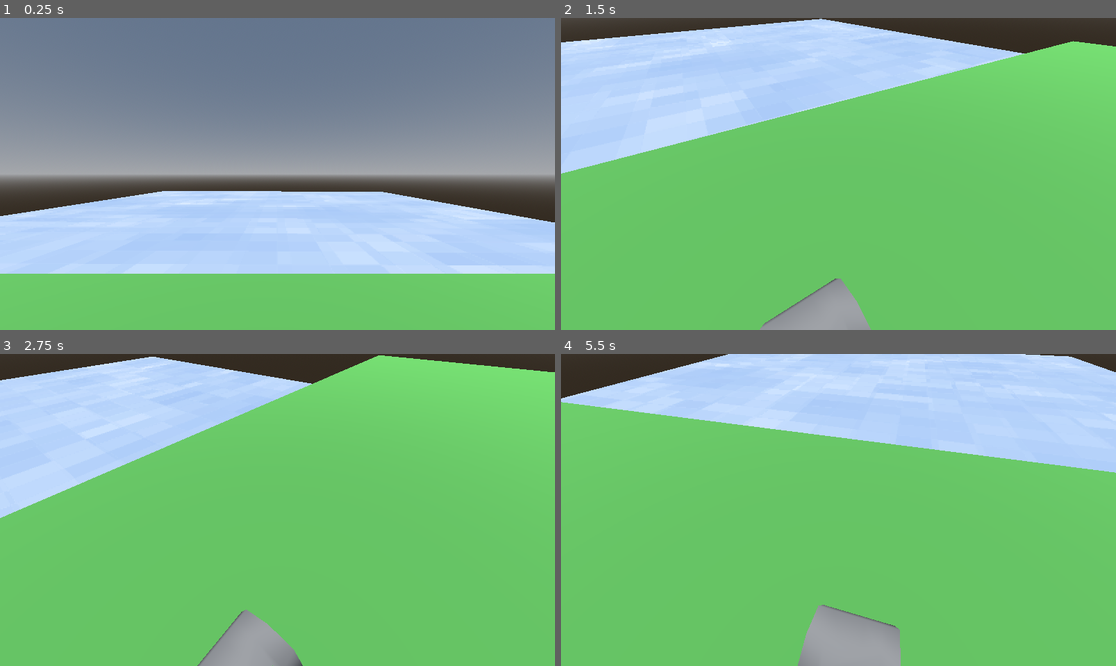
Above: before the commit, frames 1-4 (two rows, left to right).
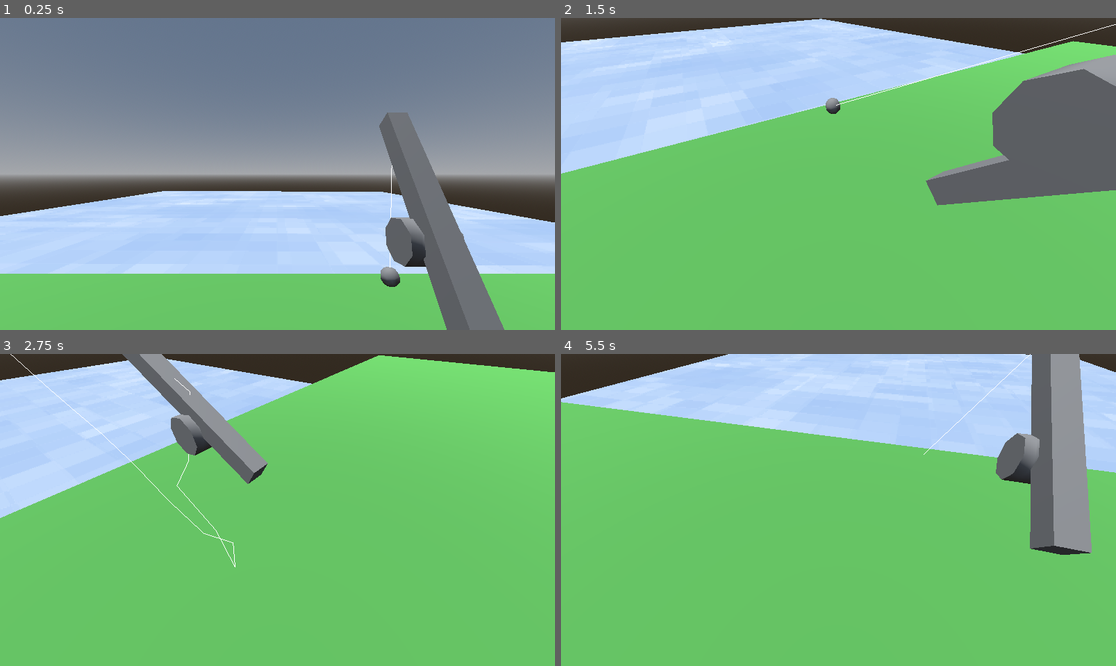
Above: after the commit, the same moments.

Repository: Herodegon/GMTK_2026
Game: Godot game, scene res://scenes/world.tscn
Same seed, same stepped clock (60 frames per second), same inputs: the game is played once before the commit and once after it.
Inputs:
- Up to frame 1 (0.25 s): no input
- Up to frame 2 (1.5 s): hold D (right) 0.53-1.28 s; tap E (interact) at 0.6, 1.35 s; hold S (down) from 1.28 s (still down)
- Up to frame 3 (2.75 s): release S (down) at 2.03 s; hold D (right) from 2.03 s (still down); tap E (interact) at 2.1 s
- Up to frame 4 (5.5 s): release D (right) at 2.78 s; hold W (up) 2.78-3.53 s; tap E (interact) every 0.75 s from 2.85 to 5.1 s; hold A (left) 3.53-5.03 s; hold S (down) from 5.03 s (still down)

The runs differ from the first frame. In frame 1, 6.5% of the frame differs, in the area x 68-91%, y 30-100%; in frame 2, 12%, in the area x 35-100%, y 2-100%; in frame 3, 5.4%; in frame 4, 9.9%.
Error before the commit: Invalid access to property or key 'global_position' on a base object of type 'null instance'. (res://scripts/rod.gd:8)

Commit message:
Added fishing line

Diff:
--- a/scenes/player.gd
+++ b/scenes/player.gd
@@ -1,4 +1,6 @@
 extends Node3D
+
+@onready var rod := $Rod
 
 var target_transform: Transform3D
 var camera_lock: bool = false
@@ -6,7 +8,7 @@
 func _physics_process(delta):
 
 	if Input.is_action_just_pressed("interact"):
-		$Rod/Animator.play("Cast")
+		rod.cast_rod()
 
 	if !camera_lock:
 		handle_camera()
--- a/scenes/rod.tscn
+++ b/scenes/rod.tscn
@@ -43,7 +43,7 @@
 "transitions": PackedFloat32Array(1),
 "values": [{
 "args": [],
-"method": &"_animation_cast_rod"
+"method": &"_animation_call_cast"
 }]
 }
 
@@ -73,6 +73,18 @@
 "update": 0,
 "values": [Vector3(0.6071543, -0.5783014, -0.5725271)]
 }
+tracks/2/type = "value"
+tracks/2/imported = false
+tracks/2/enabled = true
+tracks/2/path = NodePath("BobRestNode/RodBob:position")
+tracks/2/interp = 1
+tracks/2/loop_wrap = true
+tracks/2/keys = {
+"times": PackedFloat32Array(0),
+"transitions": PackedFloat32Array(1),
+"update": 0,
+"values": [Vector3(0, 0, 0)]
+}
 
 [sub_resource type="AnimationLibrary" id="AnimationLibrary_2kija"]
 _data = {
@@ -95,29 +107,27 @@
 [node name="Animator" type="AnimationPlayer" parent="." unique_id=654001140]
 libraries/ = SubResource("AnimationLibrary_2kija")
 
-[node name="Bob" type="Node" parent="." unique_id=332847861]
+[node name="RodLine" parent="." unique_id=914424710 node_paths=PackedStringArray("start_node", "target_node") instance=ExtResource("2_vf8jx")]
+start_node = NodePath("../Mesh/RodMesh/LineStart")
+target_node = NodePath("../BobRestNode/RodBob")
 
-[node name="BobRestNode" type="Node3D" parent="Bob" unique_id=1021830666]
-transform = Transform3D(1, 0, 0, 0, 1, 0, 0, 0, 1, 0.6071543, -0.086815834, -1.0981238)
-
-[node name="RodBob" parent="Bob/BobRestNode" unique_id=402140256 instance=ExtResource("2_ch35b")]
-
-[node name="Line" type="Node" parent="." unique_id=2078300393]
-
-[node name="LineStart" type="Node3D" parent="Line" unique_id=1869645065]
-transform = Transform3D(1, 0, 0, 0, 1, 0, 0, 0, 1, 0.6071543, 0.2838049, -1.071871)
-
-[node name="RodLine" parent="Line" unique_id=914424710 node_paths=PackedStringArray("start_node") instance=ExtResource("2_vf8jx")]
-start_node = NodePath("../../Bob/BobRestNode")
-
-[node name="Mesh" type="Node" parent="." unique_id=383716690]
+[node name="Mesh" type="Node3D" parent="." unique_id=1259353559]
+transform = Transform3D(1, 0, 0, 0, 0.8660254, 0.5, 0, -0.5, 0.8660254, 0.6071543, -0.5783014, -0.5725271)
 metadata/_edit_group_ = true
 
 [node name="RodMesh" type="CSGMesh3D" parent="Mesh" unique_id=259422168]
 transform = Transform3D(1, 0, 0, 0, 1, 0, 0, 0, 1, 0, 0.5, 0)
 mesh = SubResource("BoxMesh_7w65j")
 
+[node name="LineStart" type="Node3D" parent="Mesh/RodMesh" unique_id=1869645065]
+transform = Transform3D(1, 0, 0, 0, 0.8660254, -0.5, 0, 0.5, 0.8660254, 0, 0.49627796, -0.0013913512)
+
 [node name="WheelMesh" type="CSGMesh3D" parent="Mesh/RodMesh" unique_id=1697062251]
 transform = Transform3D(-4.371139e-08, -1, 4.371139e-08, 0, -4.371139e-08, -1, 1, -4.371139e-08, 1.9106855e-15, 0, -0.1, -0.1)
 rotation_edit_mode = 1
 mesh = SubResource("CylinderMesh_bssgg")
+
+[node name="BobRestNode" type="Node3D" parent="." unique_id=1021830666]
+transform = Transform3D(1, 0, 0, 0, 1, 0, 0, 0, 1, 0.607, -0.555, -1.098)
+
+[node name="RodBob" parent="BobRestNode" unique_id=402140256 instance=ExtResource("2_ch35b")]
--- a/scenes/rod_bob.tscn
+++ b/scenes/rod_bob.tscn
@@ -10,10 +10,13 @@
 radius = 0.05
 
 [node name="RodBob" type="RigidBody3D" unique_id=402140256]
-mass = 0.3
+mass = 0.1
 
 [node name="CSGMesh3D" type="CSGMesh3D" parent="." unique_id=1615397033]
 mesh = SubResource("SphereMesh_nevuf")
 
 [node name="CollisionShape3D" type="CollisionShape3D" parent="." unique_id=2083414487]
 shape = SubResource("SphereShape3D_eqcmi")
+
+[node name="RayCast3D" type="RayCast3D" parent="." unique_id=631824104]
+target_position = Vector3(0, -0.01, 0)
--- a/scenes/rod_line.tscn
+++ b/scenes/rod_line.tscn
@@ -2,10 +2,10 @@
 
 [ext_resource type="Script" uid="uid://c2oqyflujm2xb" path="res://scripts/rod_line.gd" id="1_k332f"]
 
-[sub_resource type="Curve3D" id="Curve3D_k332f"]
+[sub_resource type="ImmediateMesh" id="ImmediateMesh_k332f"]
 
 [node name="RodLine" type="Node3D" unique_id=914424710]
 script = ExtResource("1_k332f")
 
-[node name="Path3D" type="Path3D" parent="." unique_id=516256542]
-curve = SubResource("Curve3D_k332f")
+[node name="LineMesh" type="MeshInstance3D" parent="." unique_id=390288212]
+mesh = SubResource("ImmediateMesh_k332f")
--- a/scripts/rod.gd
+++ b/scripts/rod.gd
@@ -1,41 +1,50 @@
 extends Node3D
 
 enum RotationDirection {
-    CLOCKWISE = 1,
-    COUNTER_CLOCKWISE = -1
+	CLOCKWISE = 1,
+	COUNTER_CLOCKWISE = -1
 }
 
-@onready var bob_start_position: Vector3 = $BobRestNode.global_position
+@onready var bob_start_position := $BobRestNode
 
 @onready var rod_mesh := $Mesh/RodMesh
 @onready var wheel_mesh := $Mesh/RodMesh/WheelMesh
 @onready var rod_line := $RodLine
-@onready var bob = rod_line.target_node as RigidBody3D
+@onready var bob = $BobRestNode/RodBob as RigidBody3D
 
+@export var rest_rope_length: float = 1.0
+@export var cast_rope_length: float = 16.0
 @export var spin_speed: float = 8.0
 @export var cast_direction: Vector3 = Vector3(0.0, 1.0, -2.0)
 @export var cast_force: float = 100.0
+
 var is_cast: bool = false
 var reel_direction: RotationDirection = RotationDirection.CLOCKWISE
 
 func _ready() -> void:
-    _bob_set_rest()
+	rod_line.set_rope_length(rest_rope_length)
+	_bob_set_rest()
 
 func _process(delta: float) -> void:
-    if is_cast:
-        _spin_wheel(delta, reel_direction)
+	if is_cast:
+		_spin_wheel(delta, reel_direction)
 
 func _bob_set_rest() -> void:
-    bob.global_position = bob_start_position
-    bob.gravity_scale = 0.0
+	bob.global_position = bob_start_position.global_position
+	bob.freeze = true
 
 func _spin_wheel(delta: float, direction: RotationDirection) -> void:
-    var delta_q = Quaternion(Vector3.UP, spin_speed * delta * float(direction))
-    wheel_mesh.quaternion = wheel_mesh.quaternion * delta_q
+	var delta_q = Quaternion(Vector3.UP, spin_speed * delta * float(direction))
+	wheel_mesh.quaternion = wheel_mesh.quaternion * delta_q
 
-func _animation_cast_rod() -> void:
-    is_cast = true
+func cast_rod() -> void:
+	if !is_cast:
+		$Animator.play("Cast")
 
-    bob.apply_central_force(cast_direction.normalized() * cast_force)
-    bob.gravity_scale = 1.0
-    reel_direction = RotationDirection.CLOCKWISE
+func _animation_call_cast() -> void:
+	is_cast = true
+
+	bob.apply_central_force(cast_direction.normalized() * cast_force)
+	bob.freeze = false
+	rod_line.set_rope_length(cast_rope_length)
+	reel_direction = RotationDirection.CLOCKWISE
--- a/scripts/rod_line.gd
+++ b/scripts/rod_line.gd
@@ -5,63 +5,118 @@
 @export var target_node: Node3D = null
 
 @export_group("Rope Settings")
-@export var rope_length: float = 32.0
-@export var constraint: float = 1.0
-@export var constraint_iterations: int = 4
+@export var constraint: float = 0.5
+@export var constraint_iterations: int = 2
 @export var dampening: float = 0.9
 @export var gravity: Vector3 = Vector3.DOWN * 9.81
-@export var segment_radius: float = 0.1
 @export var segment_color: Color = Color.WHITE
-
-@onready var line = $Path3D
+@export var payout_speed: float = 32.0
 
 var position_list: PackedVector3Array = PackedVector3Array()
 var prev_position_list: PackedVector3Array = PackedVector3Array()
+var position_locked_list: PackedInt32Array = PackedInt32Array()
 
+var _current_length: float = 0.0
+var _target_length: float = 0.0
+var _segment_length: float = 0.25
+
+@onready var line_mesh: MeshInstance3D = $LineMesh
+@onready var _im: ImmediateMesh = line_mesh.mesh as ImmediateMesh
+var _material: StandardMaterial3D = StandardMaterial3D.new()
 var render_line: bool = true
 
 func _ready() -> void:
-    position_list.resize(int(rope_length / constraint))
-    prev_position_list.resize(int(rope_length / constraint))
-
-    for i in range(position_list.size()):
-        position_list[i] = start_node.global_position
-        prev_position_list[i] = start_node.global_position
+	_material.albedo_color = segment_color
+	_material.shading_mode = BaseMaterial3D.SHADING_MODE_UNSHADED
+	_material.vertex_color_use_as_albedo = true
 
 func _physics_process(delta: float) -> void:
-    if render_line:
-        _update_points(delta)
-        for i in range(constraint_iterations):
-            _update_constraints()
-        _update_curve()
+	if render_line and position_list.size() > 0:
+		_advance_payout(delta)
+		_update_points(delta)
+		for i in range(constraint_iterations):
+			_update_constraints()
+		_draw_line()
+
+# Snap the rope to a length instantly (use for the resting/idle state).
+func set_rope_length(length: float) -> void:
+	_build_rope(length)
+	_current_length = length
+	_target_length = length
+	_segment_length = _current_length / float(max(position_list.size() - 1, 1))
+
+# Pay the line out (or reel it in) smoothly toward a length over time.
+func extend_rope_to(length: float) -> void:
+	# Allocate enough segments for the final length now so we never reallocate
+	# mid-flight, but keep the current effective length so it grows gradually.
+	var keep_length := _current_length
+	_build_rope(length)
+	_target_length = length
+	_current_length = keep_length
+
+func _advance_payout(delta: float) -> void:
+	_current_length = move_toward(_current_length, _target_length, payout_speed * delta)
+	_segment_length = _current_length / float(max(position_list.size() - 1, 1))
+
+func _build_rope(length: float) -> void:
+	var num_segments: int = max(int(length / constraint), 2)
+	position_list.resize(num_segments)
+	prev_position_list.resize(num_segments)
+	position_locked_list.resize(num_segments)
+
+	var a := start_node.global_position
+	var b := target_node.global_position
+	for i in range(num_segments):
+		# Spread points along the start->target line so they never bundle up.
+		var t := float(i) / float(num_segments - 1)
+		var p := a.lerp(b, t)
+		position_list[i] = p
+		prev_position_list[i] = p
+		if i == 0 or i == num_segments - 1:
+			position_locked_list[i] = true
+		else:
+			position_locked_list[i] = false
 
 func _update_points(delta: float) -> void:
-    for i in range(position_list.size()):
-        var current := position_list[i]
-        var previous := prev_position_list[i]
-        var velocity := (current - previous) * dampening
-        prev_position_list[i] = current
-        position_list[i] = current + velocity + gravity * delta * delta
+	for i in range(position_list.size()):
+		var current := position_list[i]
+		var previous := prev_position_list[i]
+		var velocity := (current - previous) * dampening
+		prev_position_list[i] = current
+		if !bool(position_locked_list[i]):
+			position_list[i] = current + velocity + gravity * delta * delta
+		else:
+			position_list[i] = current
 
 func _update_constraints() -> void:
-    position_list[0] = start_node.global_position
-    position_list[position_list.size() - 1] = target_node.global_position
+	position_list[0] = start_node.global_position
+	position_list[position_list.size() - 1] = target_node.global_position
 
-    for i in range(1, position_list.size() - 1):
-        var a := position_list[i]
-        var b := position_list[i + 1]
-        var dist := (b - a).length()
-        if dist == 0.0:
-            continue
-        var diff := (dist - constraint) / dist
-        var offset := (b - a) * diff * 0.5
+	for i in range(position_list.size() - 1):
+		var a := position_list[i]
+		var b := position_list[i + 1]
+		var dist := (b - a).length()
+		if dist == 0.0:
+			continue
+		var diff := (dist - _segment_length) / dist
+		var offset := (b - a) * diff * 0.5
 
-        if i != 0:
-            position_list[i] += offset
-        if i != position_list.size() - 1:
-            position_list[i + 1] -= offset
+		var a_locked := bool(position_locked_list[i])
+		var b_locked := bool(position_locked_list[i + 1])
 
-func _update_curve() -> void:
-    line.curve.clear_points()
-    for p in position_list:
-        line.curve.add_point(line.to_local(p))
+		if a_locked and b_locked:
+			continue
+		elif a_locked:
+			position_list[i + 1] -= offset * 2.0
+		elif b_locked:
+			position_list[i] += offset * 2.0
+		else:
+			position_list[i] += offset
+			position_list[i + 1] -= offset
+
+func _draw_line() -> void:
+	_im.clear_surfaces()
+	_im.surface_begin(Mesh.PRIMITIVE_LINE_STRIP, _material)
+	for p in position_list:
+		_im.surface_add_vertex(line_mesh.to_local(p))
+	_im.surface_end()
Not shown, changed: .gitignore
